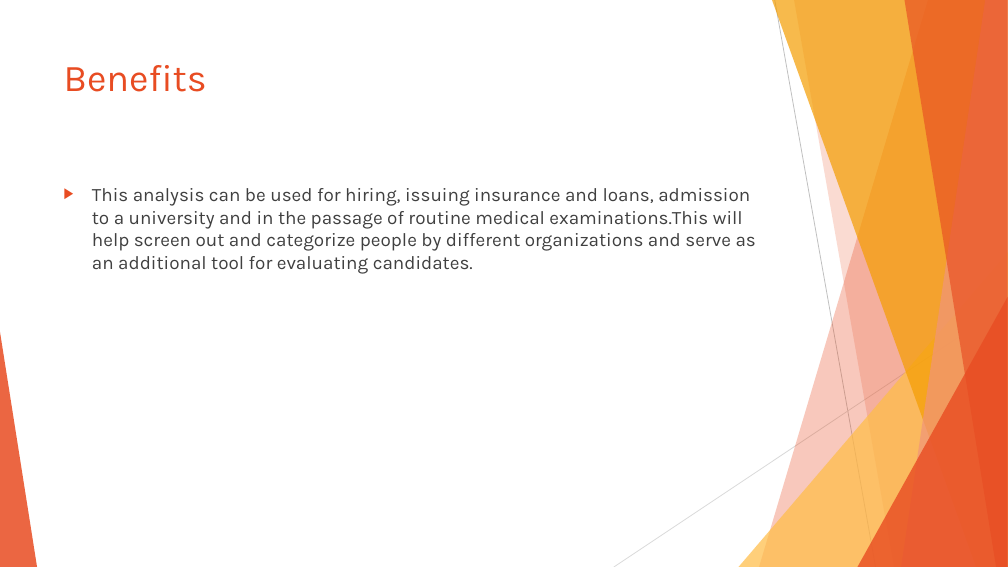
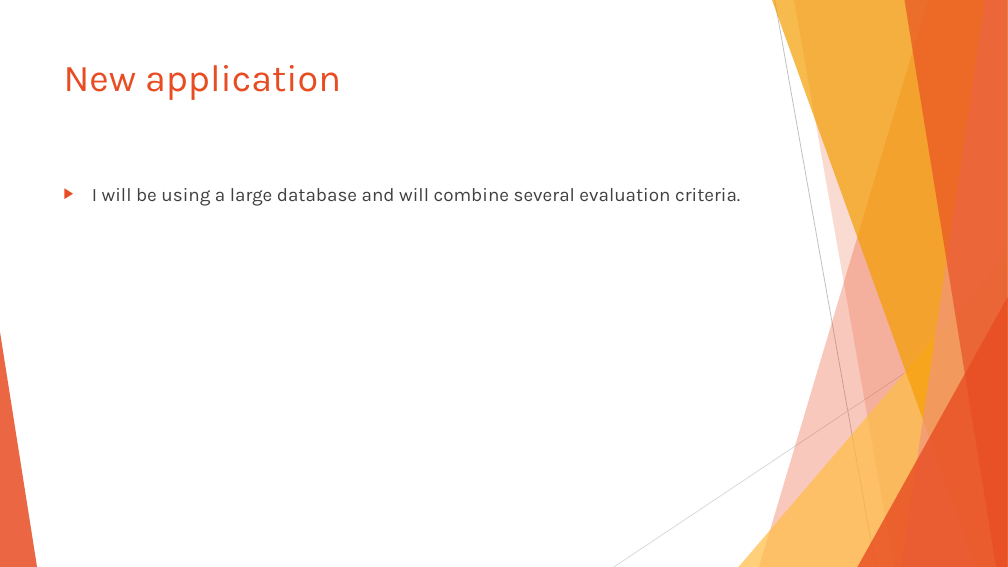
Before and after one commit to BauyrzhanAzimkhanov/Machine-learning, a slide deck: slide 7 of Project.pptx (slide 5 before the commit). Drawn at 1008x567 pixels with LibreOffice and Linux fonts; fonts in the diff are those of the drawing. Boxes give left, top, right and bottom in pixels: in the first picture for what was removed or moved away, otherwise in the second. Text is boxed around its words. In the diff, an @@ line names an element or a change of style, - is before the commit and + after.

```diff
--- a/Project.pptx
+++ b/Project.pptx
@@ title at box(64, 65, 341, 100): text changed @@
-Benefits
+New application
@@ text at box(92, 188, 740, 206): text changed @@
-▶ This analysis can be used for hiring, issuing insurance and loans, admission to a university and in the passage of routine medical examinations.This will help screen out and categorize people by different organizations and serve as an additional tool for evaluating candidates.
+▶ I will be using a large database and will combine several evaluation criteria.
```
Also in this commit, not shown: 5 other slides changed, 2 slides added, 13 other files.
